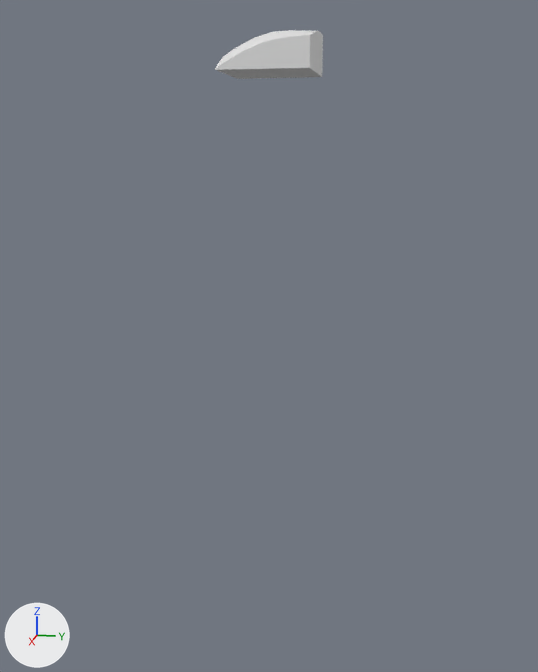
Renders of the glTF model assets/terrain/surface_pieces/surf_35_4.glb from each side of a commit.
Camera for both pictures: a 50 mm camera at (109.9, 95.9, 0.8) aimed at (67.2, 87.3, -9.9). Every picture has the same lights, and +X, +Y and +Z are marked at lower left. The picture after the commit comes second. Where no turn or scale is listed for an object, it has been applied to the vertices.

In view in the first picture: 'geometry_0'.
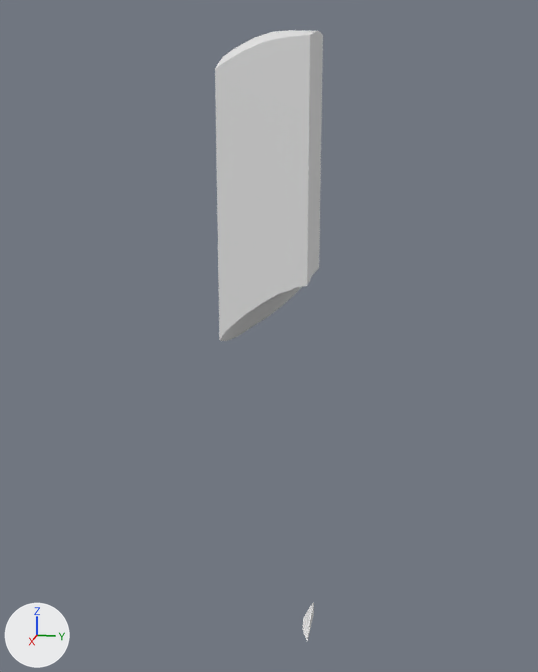
The change, as a list of edits to the scene's bpy script:
```text
Change me_geometry_0:
    used by ob_geometry_0; location = (0.0, 0.0, 0.0)
    remove me_geometry_0.from_pydata(...)  # 94 vertices, 184 faces; spans x 65.0..70.0, y 85.0..90.0, z 5.0..7.3
    add me_geometry_0.from_pydata(...)  # 228 vertices, 448 faces; spans x 65.0..70.0, y 85.0..90.0, z -30.0..7.3
    me_geometry_0 part 1: a new loose piece of 26 vertices spanning x 65.0..67.91, y 89.37..90.0, z -30.0..-29.01
    me_geometry_0 part 2
    4 vertices are removed from x 65.0..70.0, y 85.0..90.0, z 5.0
    61 faces are deleted
    112 vertices are added at x 65.0..70.0, y 85.0..90.0, z -10.47..-5.95
    277 new faces join them
```

Location of each change, (x1, y1, x2, y2) in pixels of the pictures (538 x 672 px):
'geometry_0', reshaped (1124% taller)
    before: (215, 30, 323, 79)
    after: (215, 30, 323, 641)
part 1 of me_geometry_0, added
    after: (303, 603, 314, 641)
part 2 of me_geometry_0, built on
    before: (215, 65, 322, 79)
    after: (215, 65, 322, 341)
